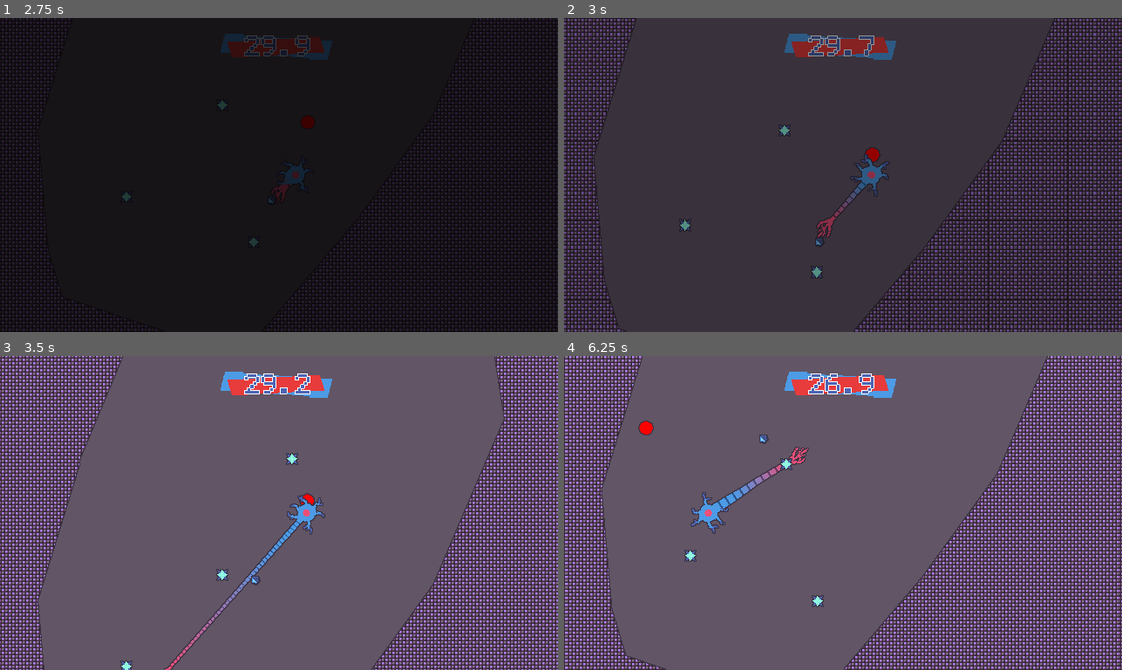
Above: before the commit, frames 1-4 (two rows, left to right).
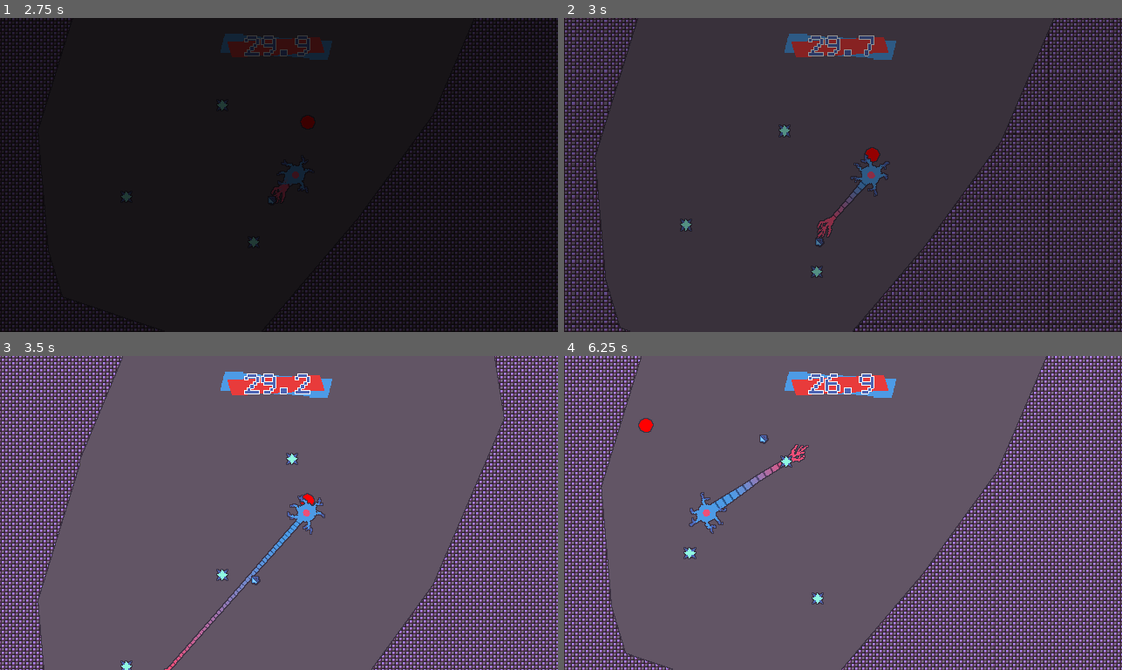
Above: after the commit, the same moments.

Repository: bnhrl/MomentumIsEverythingCountDown
Game: Godot game, scene res://Game/MainMenu/main_menu.tscn
The game is run twice, just before and just after one commit, with the same random seed, the same clock (stepped at 60 frames per second) and the same inputs.
Inputs (mouse positions are in pixels of both pictures, inside the frame that each line leads up to):
- Up to frame 1 (2.75 s): move the mouse to (279, 288) at 0.52 s; hold D (right) 0.53-1.28 s; click (279, 288) at 0.6 s; move the mouse to (61, 291) at 1.27 s; hold S (down) 1.28-2.03 s; click (61, 291) at 1.35 s; tap Enter at 2 s; move the mouse to (267, 196) at 2.02 s; hold D (right) from 2.03 s (still down); click (267, 196) at 2.1 s
- Up to frame 2 (3 s): move the mouse to (815, 237) at 2.77 s; release D (right) at 2.78 s; hold W (up) from 2.78 s (still down); click (815, 237) at 2.85 s
- Up to frame 3 (3.5 s): keep holding W (up)
- Up to frame 4 (6.25 s): move the mouse to (1010, 560) at 3.52 s; release W (up) at 3.53 s; hold A (left) 3.53-5.03 s; click (1010, 560) at 3.6 s; move the mouse to (675, 465) at 4.27 s; click (675, 465) at 4.35 s; move the mouse to (870, 513) at 5.02 s; hold S (down) 5.03-5.78 s; click (870, 513) at 5.1 s; move the mouse to (759, 434) at 5.77 s; hold D (right) from 5.78 s (still down); click (759, 434) at 5.85 s

Frame 1 is identical in both runs. In frame 2, 20% of the frame differs, in the area x 0-100%, y 0-100%; in frame 3, less than 0.1%; in frame 4, 32%.

Commit message:
Adjusted a few values and disabled "navmesh_edge_merge_errors"

Diff:
--- a/Game/Enemies/_Base/enemy.gd
+++ b/Game/Enemies/_Base/enemy.gd
@@ -3,7 +3,7 @@
 @onready var navigation_agent: NavigationAgent2D = $NavigationAgent
 
 @export var speed := 3000.0
-@export var momentum_to_kill := 200.0
+@export var momentum_to_kill := 333.0
 
 var target: Node2D
 
--- a/Game/Levels/Level1/level_1.tscn
+++ b/Game/Levels/Level1/level_1.tscn
@@ -6,8 +6,8 @@
 [ext_resource type="PackedScene" uid="uid://tms7gslr1oip" path="res://Game/Enemies/_Base/enemy.tscn" id="4_nmra5"]
 
 [sub_resource type="NavigationPolygon" id="NavigationPolygon_nmra5"]
-vertices = PackedVector2Array(1097.6719, 259.71094, 1017.25, 447.0078, 933.1406, 562.78906, 817.6797, 698.6172, 723.02344, 691.1172, 608.0703, 652.1719, 593.8672, 605.10156, 582.1328, 470.07813, 630.1328, 314.10156, 1068.4766, 74.88281, 629.8125, 310.25, 685.6875, 176.11719, 760.6172, 81.47656, 863.9922, -31.539063, 1002.4922, -17.5, 609.2578, 304.5, 221.84375, 280.3828, 604.84375, 250.72656, 123.85156, 287.96875, 123.86719, 287.96094, 122.22656, 294.20313, 2566.8672, 318.71875, 1933.7969, 1129.4063, 1648.0469, 310.34375, 1521.2891, -373.15625, 2534.3516, -538.53125, 1621.5234, 826.6797, 345.89844, 1266.7109, 542.3203, 863.4375, 75.09375, 871.21094, 542.5781, 862.28906, -365.70313, 740.64844, 124.46875, 294.34375, 172.82031, -524.5, 125.57031, 281.52344, 126.17969, 274.4297, 126.77344, 267.6875, 129.32031, 267.4922, 294.28125, -349.85938, 1268.1406, -609.97656)
-polygons = Array[PackedInt32Array]([PackedInt32Array(0, 1, 2, 3, 4, 5, 6, 7, 8, 9), PackedInt32Array(9, 8, 10, 11, 12, 13, 14), PackedInt32Array(15, 16, 17), PackedInt32Array(18, 19, 20), PackedInt32Array(21, 22, 23, 24, 25), PackedInt32Array(26, 23, 22), PackedInt32Array(26, 22, 27, 28), PackedInt32Array(29, 30, 28, 27), PackedInt32Array(29, 27, 31), PackedInt32Array(32, 29, 31, 20), PackedInt32Array(20, 31, 33, 18), PackedInt32Array(34, 18, 33, 35), PackedInt32Array(36, 35, 33), PackedInt32Array(37, 36, 33, 38), PackedInt32Array(24, 38, 33, 39, 25)])
+vertices = PackedVector2Array(1017.25, 447.0078, 933.1406, 562.78906, 817.6797, 698.6172, 723.02344, 691.1172, 608.0703, 652.1719, 593.8672, 605.10156, 582.1328, 470.07813, 630, 314.5, 1097.6719, 259.71094, 1068.4766, 74.88281, 630, 309.7578, 685.6875, 176.11719, 760.6172, 81.47656, 863.9922, -31.539063, 1002.4922, -17.5, 1648.0469, 310.34375, 2534.3516, -538.53125, 2566.8672, 318.71875, 1933.7969, 1129.4063, 1621.5234, 826.6797, 345.89844, 1266.7109, 542.3203, 863.4375, 124.3125, 286.27344, 124.32031, 286.27344, 122.22656, 294.20313, 75.09375, 871.21094, 542.5781, 862.28906, -365.70313, 740.64844, 124.46875, 294.34375, 172.82031, -524.5, 125.57031, 281.54688, 126.17969, 274.4297, 126.88281, 266.40625, 1521.2891, -373.15625, 1268.1406, -609.97656, 294.28125, -349.85938, 129.57031, 266.5703)
+polygons = Array[PackedInt32Array]([PackedInt32Array(0, 1, 2, 3, 4, 5, 6, 7, 8), PackedInt32Array(9, 8, 7, 10, 11, 12, 13, 14), PackedInt32Array(15, 16, 17, 18, 19), PackedInt32Array(19, 18, 20, 21), PackedInt32Array(22, 23, 24), PackedInt32Array(25, 26, 21, 20), PackedInt32Array(25, 20, 27), PackedInt32Array(28, 25, 27, 24), PackedInt32Array(24, 27, 29, 22), PackedInt32Array(30, 22, 29, 31), PackedInt32Array(32, 31, 29), PackedInt32Array(16, 15, 33), PackedInt32Array(34, 16, 33, 35, 29), PackedInt32Array(32, 29, 35, 36)])
 outlines = Array[PackedVector2Array]([PackedVector2Array(166, -534, -378, 744, 343, 1277, 1939, 1139, 2577, 322, 2544, -548, 1268, -620)])
 source_geometry_mode = 1
 source_geometry_group_name = &"navigation_group"
@@ -24,7 +24,7 @@
 polygon = PackedVector2Array(94, -25, 154, -169, 230, -265, 337, -382, 485, -367, 555, -269, 585, -79, 503, 112, 418, 229, 299, 369, 198, 361, 77, 320, 32, 513, 1089, 477, 1115, -29, 990, -703, -221, -680, -388, -55)
 
 [node name="PolygonWall1" parent="WallLayer/PolygonWalls" parent_id_path=PackedInt32Array(576414089) index="1" unique_id=763877813 instance=ExtResource("2_nmra5")]
-polygon = PackedVector2Array(91, -100, 97, -27, 49, 129, 61, 267, 80, 330, 35, 512, -437, 521, -387, -63)
+polygon = PackedVector2Array(97, -32, 97, -27, 49, 129, 61, 267, 80, 330, 35, 512, -437, 521, -387, -63)
 
 [node name="NavigationRegion" parent="." index="4" unique_id=517625210]
 visible = false
--- a/_Globals/Camera/_Camera.gd
+++ b/_Globals/Camera/_Camera.gd
@@ -26,7 +26,7 @@
 func _process_zoom(delta: float) -> void:
 	var z := 1.0 + (1.0-GameTime.time_scale)*0.1
 	var target_zoom := Vector2(z,z)
-	zoom = LerpHelper.lv2(zoom, target_zoom, 16.0, delta)
+	zoom = LerpHelper.lv2(zoom, target_zoom, 12.0, delta)
 
 
 # Camera Shake
--- a/project.godot
+++ b/project.godot
@@ -99,6 +99,10 @@
 ]
 }
 
+[navigation]
+
+2d/warnings/navmesh_edge_merge_errors=false
+
 [physics]
 
 3d/physics_engine="Jolt Physics"
